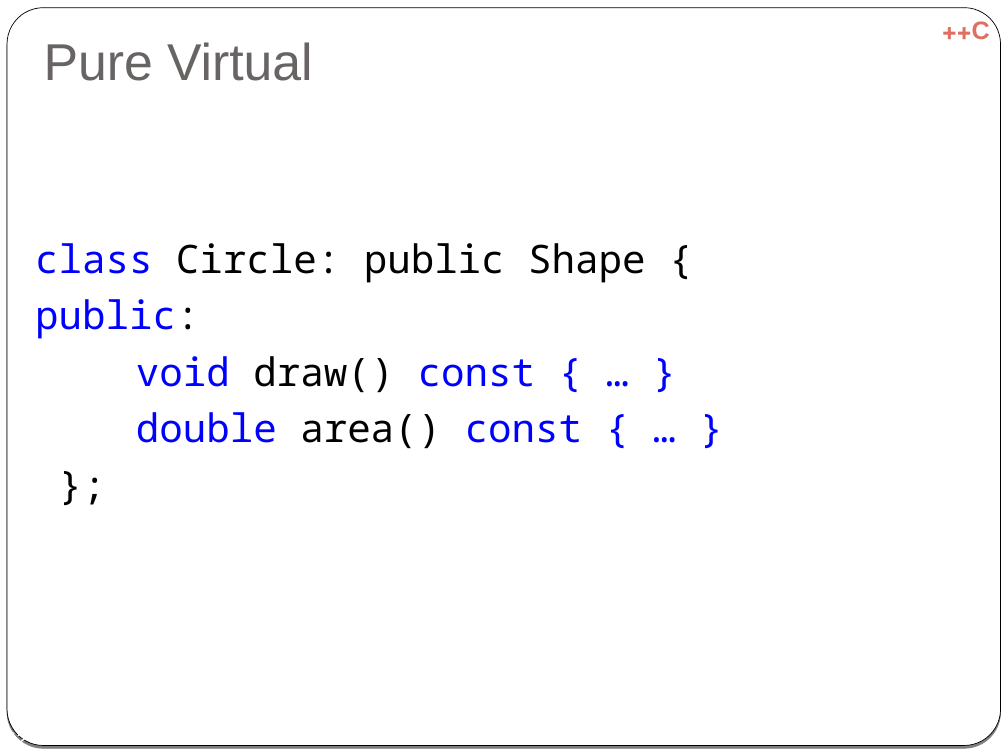
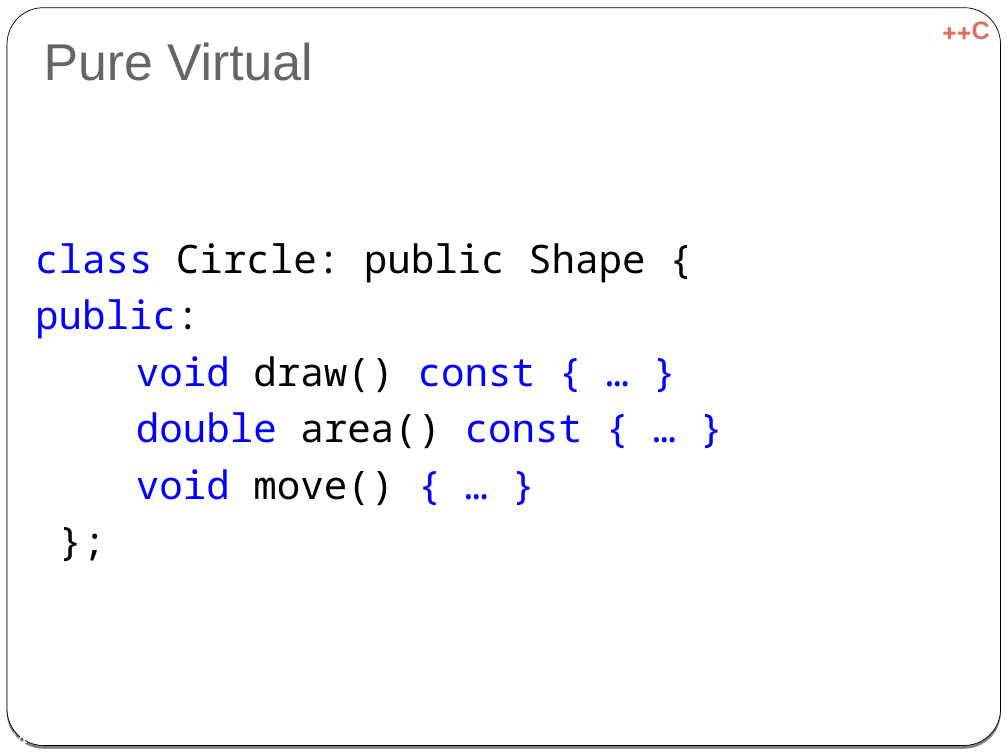
Before and after one commit to cpp-at-ariel/cpp-5781, a slide deck: slide 34 of 06-inheritance/slides-virtual.odp (slide 42 before the commit). Drawn at 1008x756 pixels with LibreOffice and Linux fonts; fonts in the diff are those of the drawing. Boxes give left, top, right and bottom in pixels: in the first picture for what was removed or moved away, otherwise in the second. Text is boxed around its words. In the diff, an @@ line names an element or a change of style, - is before the commit and + after.

```diff
--- a/06-inheritance/slides-virtual.odp
+++ b/06-inheritance/slides-virtual.odp
@@ text at [35, 243, 645, 506]: text changed @@
-class Circle: public Shape {
-public:
-void draw() const { … }
-double area() const { … }
-};
+class Circle: public Shape {
+public:
+void draw() const { … }
+double area() const { … }
+void move() { … }
+};
@@ page number at [6, 731, 28, 745]: text changed @@
-42
+34
```
Also in this commit, not shown: 10 other slides changed, 9 slides removed, 7 other files.
